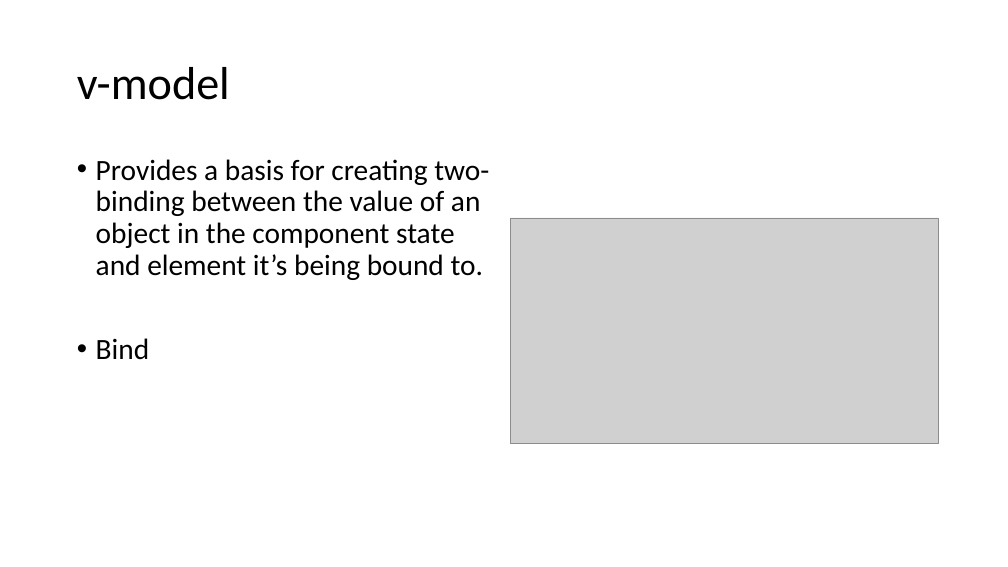
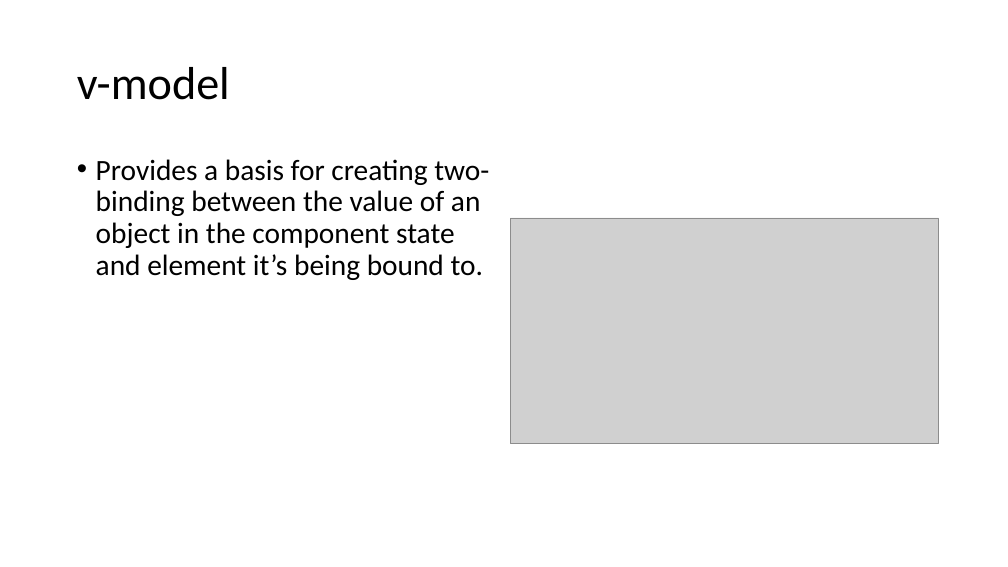
Before and after one commit to 1kevgriff/Workshop-SPA-with-ASPNETCORE-VueJS, a slide deck: slide 14 of Slides/3_VueJS.pptx. Drawn at 1008x567 pixels with LibreOffice and Linux fonts; fonts in the diff are those of the drawing; grey boxes stand for pictures. Boxes give left, top, right and bottom in pixels: in the first picture for what was removed or moved away, otherwise in the second. Text is boxed around its words. In the diff, an @@ line names an element or a change of style, - is before the commit and + after.

```diff
--- a/Slides/3_VueJS.pptx
+++ b/Slides/3_VueJS.pptx
@@ text at (96, 338, 150, 359): paragraph removed @@
-• Bind
```
Also in this commit, not shown: 2 other slides changed, 12 other files.
